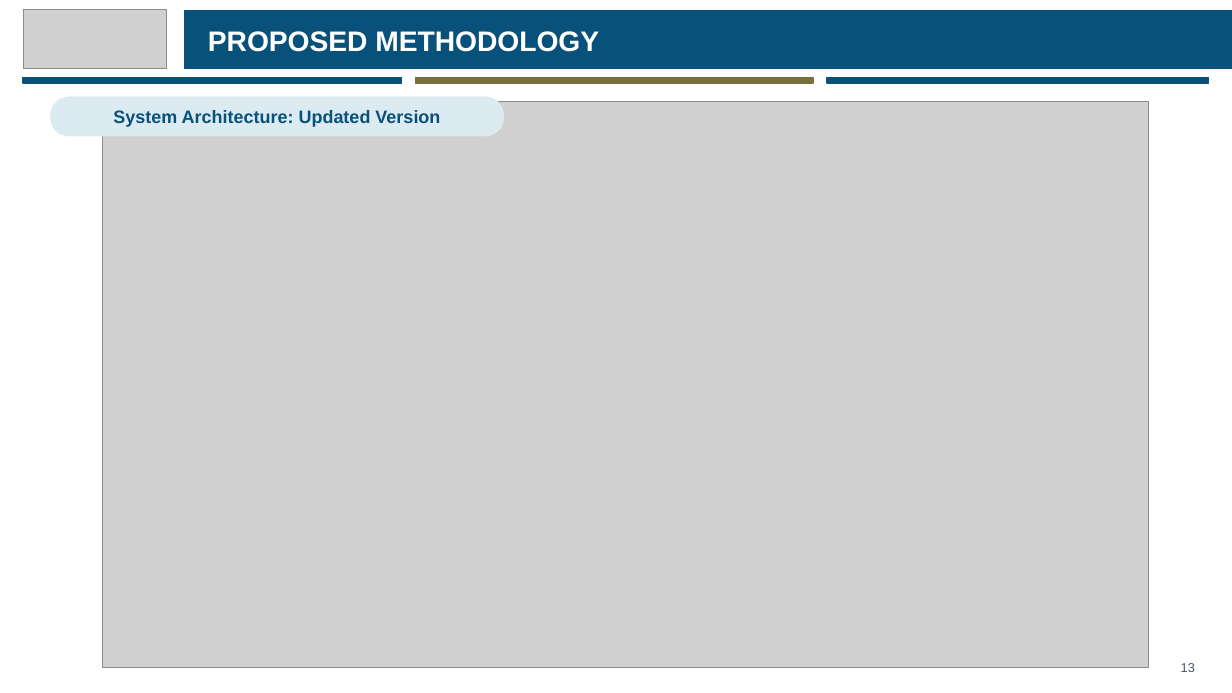
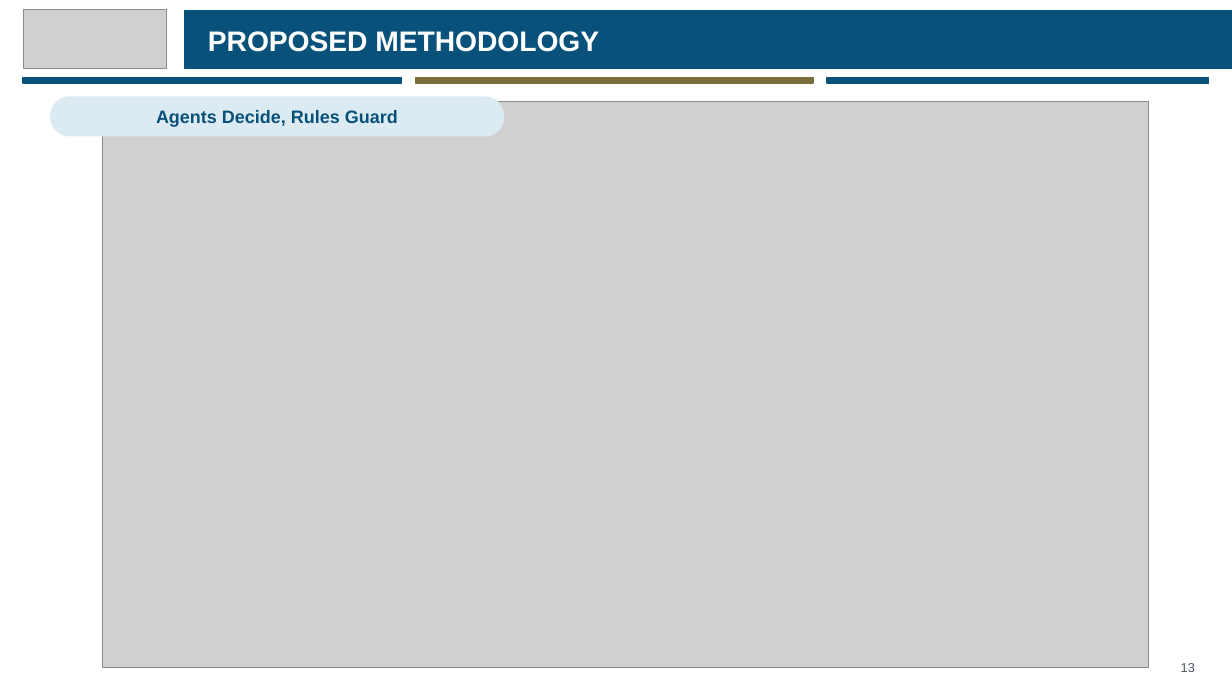
Before and after one commit to eusoffamir/Socratic-AI, a slide deck: slide 13 of docs/defence/Socratic AI Proposal Defence.pptx (slide 14 before the commit). Drawn at 1232x693 pixels with LibreOffice and Linux fonts; fonts in the diff are those of the drawing; grey boxes stand for pictures. Boxes give left, top, right and bottom in pixels: in the first picture for what was removed or moved away, otherwise in the second. Text is boxed around its words. In the diff, an @@ line names an element or a change of style, - is before the commit and + after.

```diff
--- a/docs/defence/Socratic AI Proposal Defence.pptx
+++ b/docs/defence/Socratic AI Proposal Defence.pptx
@@ text at [156, 110, 398, 127]: text changed @@
-System Architecture: Updated Version
+Agents Decide, Rules Guard
```
Also in this commit, not shown: 14 other slides changed, 1 slide removed, 8 other files.
